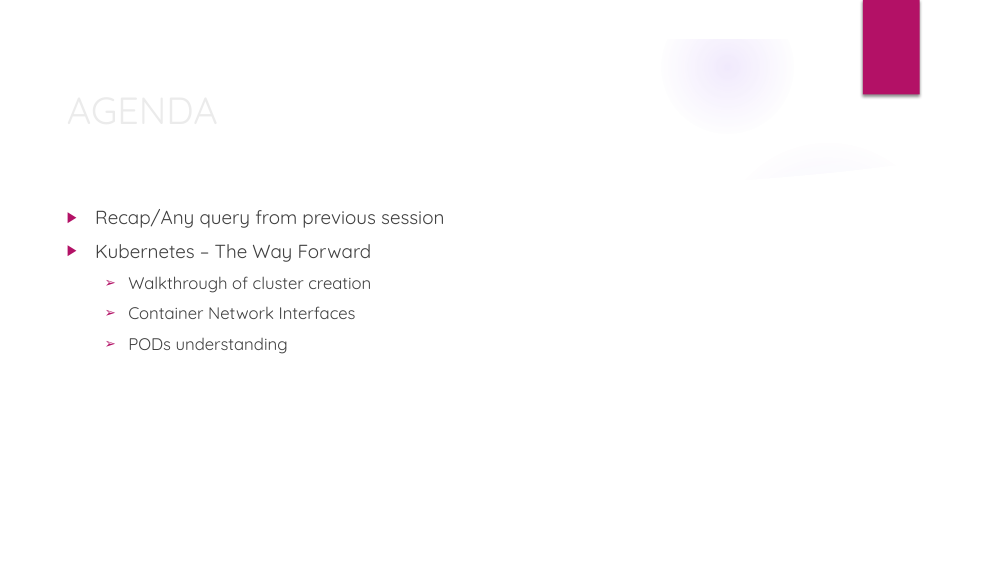
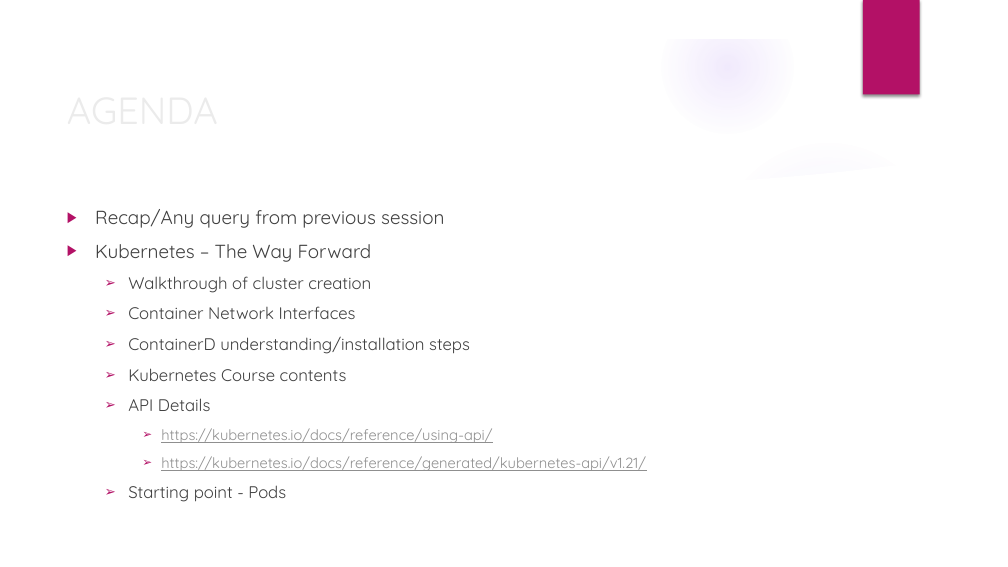
Before and after one commit to deepkumartraining/docker-k8s-April23, a slide deck: slide 2 of Day24/DockerAndKubernetes_Training-Day24.pptx. Drawn at 1008x567 pixels with LibreOffice and Linux fonts; fonts in the diff are those of the drawing; background and template pictures are left out. Boxes give left, top, right and bottom in pixels: in the first picture for what was removed or moved away, otherwise in the second. Text is boxed around its words. In the diff, an @@ line names an element or a change of style, - is before the commit and + after.

Commit message:
Day 24 content added

```diff
--- a/Day24/DockerAndKubernetes_Training-Day24.pptx
+++ b/Day24/DockerAndKubernetes_Training-Day24.pptx
@@ text at <box>128,336,646,502</box>: text changed; size 16 to 14 pt; text colour #404040 to #8F8F8F @@
-  ➢ PODs understanding
+  ➢ ContainerD understanding/installation steps
+  ➢ Kubernetes Course contents
+  ➢ API Details
+    ➢ https://kubernetes.io/docs/reference/using-api/
+    ➢ https://kubernetes.io/docs/reference/generated/kubernetes-api/v1.21/
+  ➢ Starting point - Pods
```
Also in this commit, not shown: 1 other slide changed, 3 other files.
